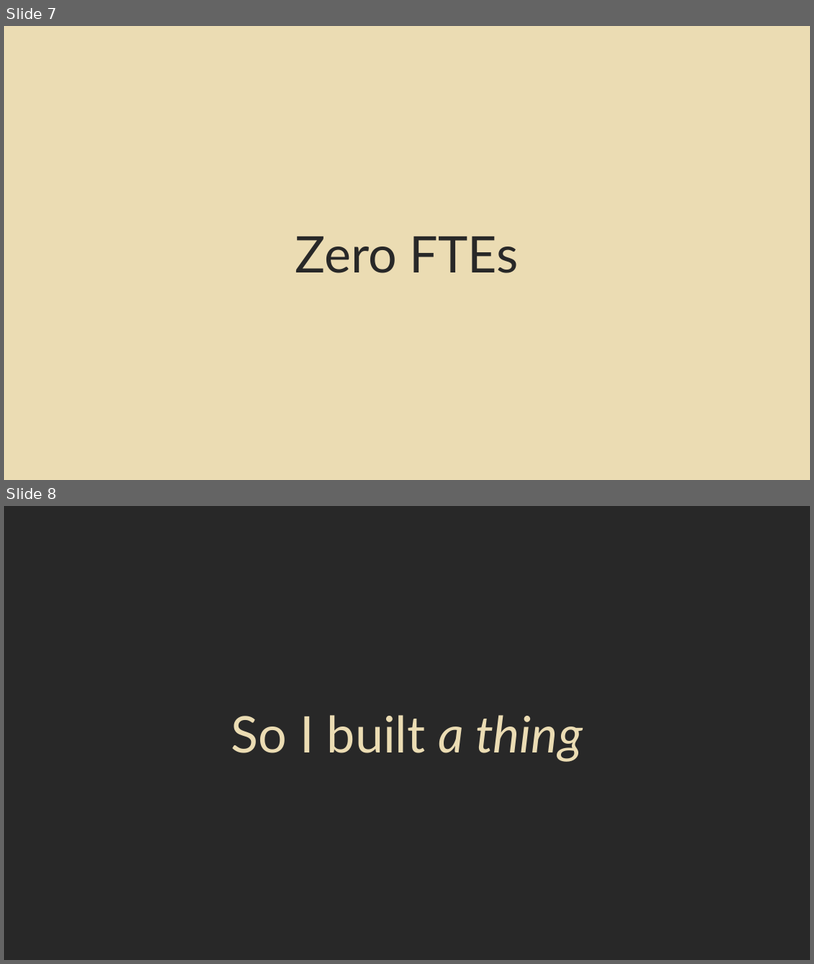
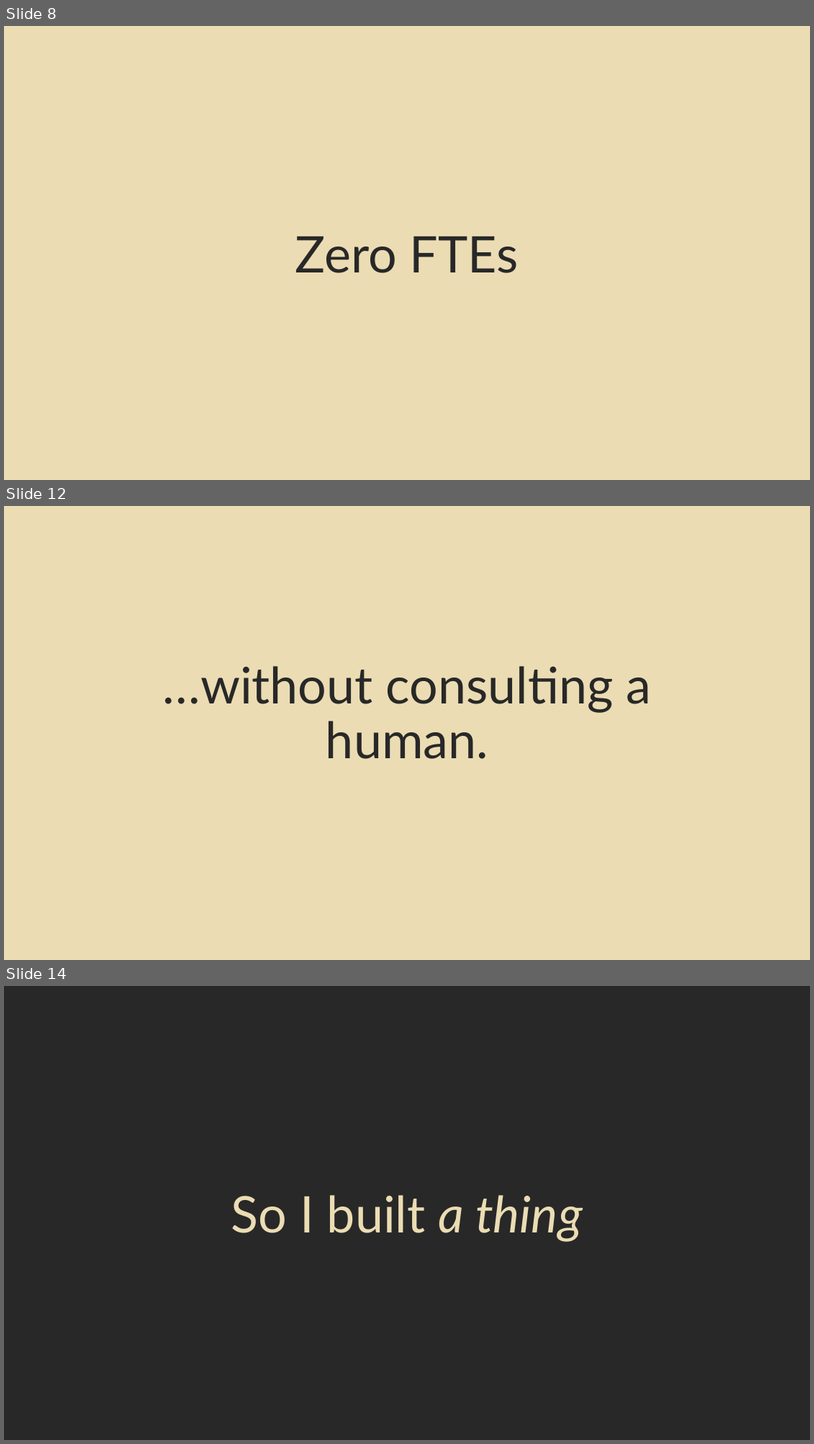
Before and after one commit to theaj42/presentations, a slide deck: Agentic_Threat_Intel/2026-01-21_DePaul-Presentation.pptx. Shown one above the other, each under a label of ours: slides 7 and 8 before the commit, slides 8, 12 and 14 after it; the slides between them are not shown. The pictures are 814x964 and 814x1444 pixels, drawn with LibreOffice and Linux fonts; fonts in the diff are those of the drawing. Boxes give left, top, right and bottom in pixels: in the first picture for what was removed or moved away, otherwise in the second. Text is boxed around its words. In the diff, an @@ line names an element or a change of style, - is before the commit and + after.

```diff
--- a/Agentic_Threat_Intel/2026-01-21_DePaul-Presentation.pptx
+++ b/Agentic_Threat_Intel/2026-01-21_DePaul-Presentation.pptx
@@ slide 12 added at (x1=4, y1=506, x2=810, y2=960), background #EBDCB3 @@
@@ title added at (x1=163, y1=666, x2=652, y2=759), 60 pt, text #282828 @@
+…without consulting a human.
@@ what was slide 7 is now slide 8 @@
@@ what was slide 8 is now slide 14 @@
```
Also in this commit, not shown: 2 slides changed, 5 other slides added.
